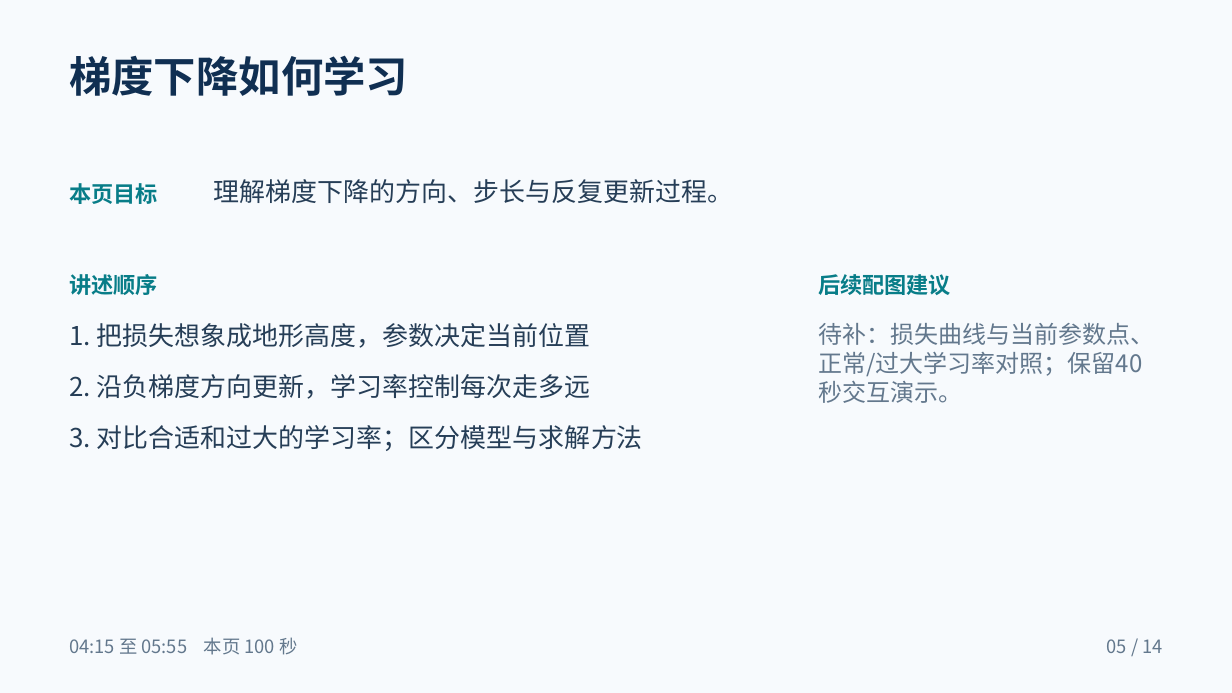
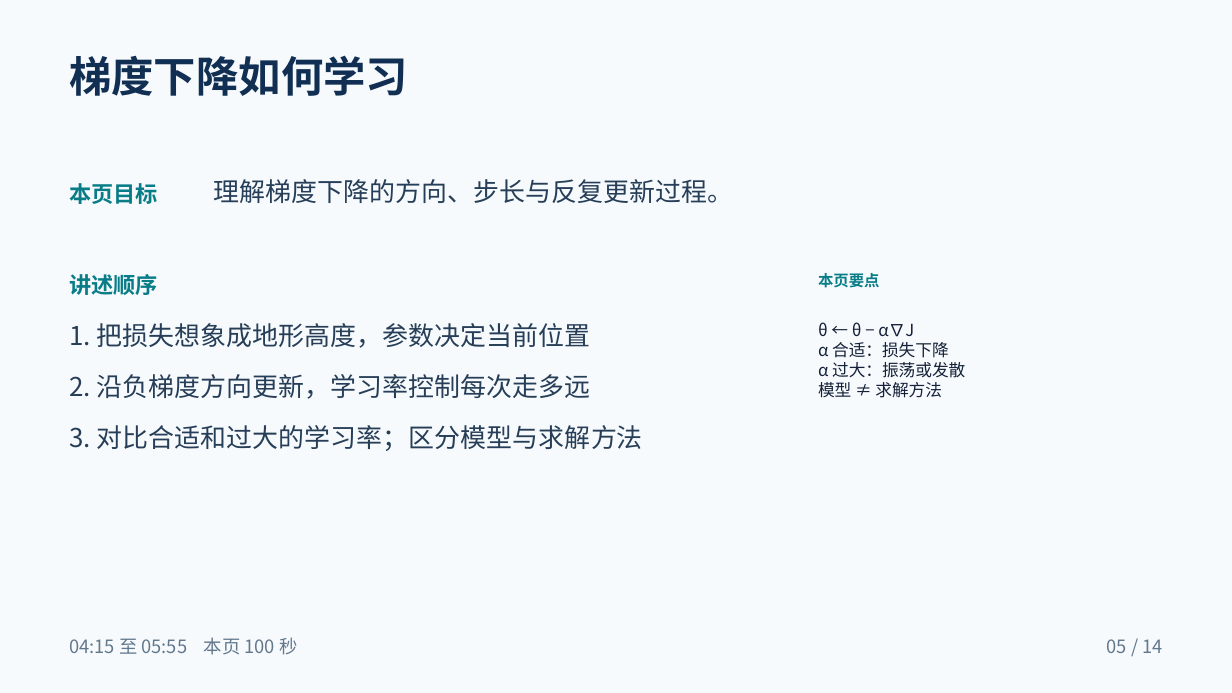
Before and after one commit to TOMBOSS885/AI-pre, a slide deck: slide 5 of downloads/线性回归与逻辑回归_PPT大纲.pptx. Drawn at 1232x693 pixels with LibreOffice and Linux fonts; fonts in the diff are those of the drawing. Boxes give left, top, right and bottom in pixels: in the first picture for what was removed or moved away, otherwise in the second. Text is boxed around its words. In the diff, an @@ line names an element or a change of style, - is before the commit and + after.

```diff
--- a/downloads/线性回归与逻辑回归_PPT大纲.pptx
+++ b/downloads/线性回归与逻辑回归_PPT大纲.pptx
@@ text at [818, 273, 880, 288]: text changed; size 17.2 to 12 pt @@
-后续配图建议
+本页要点
@@ text at [818, 322, 965, 398]: text changed; size 18.8 to 13 pt; text colour #63788D to #152139 @@
-待补：损失曲线与当前参数点、
-正常/过大学习率对照；保留40
-秒交互演示。
+θ ← θ − α∇J
+α 合适：损失下降
+α 过大：振荡或发散
+模型 ≠ 求解方法
```
Also in this commit, not shown: 13 other slides changed, 9 other files.
